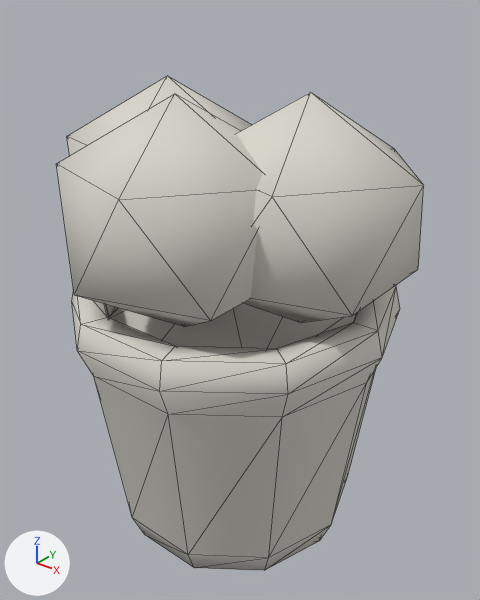
A saved change to the glTF model assets/rooms/market_plaza/flower_tub.glb.
Before and after are seen from a 50 mm camera at (0.621, -0.761, 0.885) aimed at (0.012, 0.0, 0.413). Arrows for +X, +Y and +Z are at lower left; the lights stay in place. The first picture is the older version. Mesh edges are drawn as thin lines.

The first picture shows 'flower_tub'.
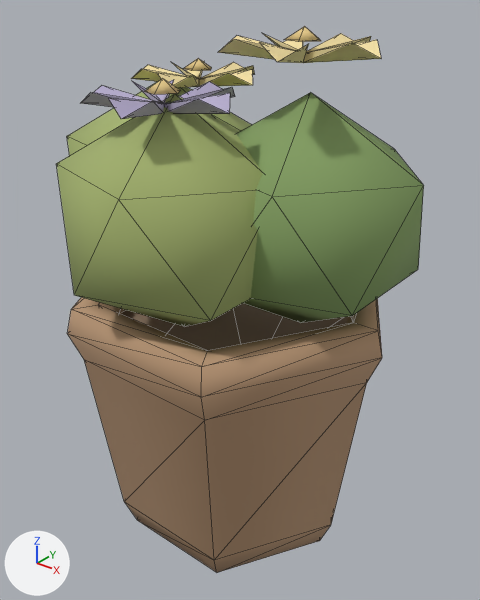
Where the change shows, as pixel boxes (x1, y1, x2, y2) in the pictures (480 x 600 px):
'flower_tub', reshaped (11% taller): before (56, 76, 424, 570); after (56, 26, 424, 573)
part 1 of me_flower_tub_mobile, added: after (183, 59, 212, 71)
part 2 of me_flower_tub_mobile, added: after (285, 26, 321, 42)
part 3 of me_flower_tub_mobile, added: after (144, 79, 180, 95)
part 4 of me_flower_tub_mobile, added (beige): after (131, 61, 255, 88)
part 5 of me_flower_tub_mobile, added (beige): after (218, 33, 381, 63)
part 6 of me_flower_tub_mobile, added: after (81, 80, 235, 119)
part 7 of me_flower_tub_mobile, cut back: before (72, 285, 400, 570); after (67, 297, 382, 573)
part 8 of me_flower_tub_mobile, recoloured (grey to green): (56, 80, 424, 348) in both

Diff of the bpy script that builds the scene:
```diff
--- a/assets/rooms/market_plaza/flower_tub.glb.py
+++ b/assets/rooms/market_plaza/flower_tub.glb.py
@@ me_flower_tub_mobile @@
 # used by ob_flower_tub; location = (0.0, 0.0, 0.0)
-me_flower_tub_mobile.from_pydata(...)  # 122 vertices, 224 faces; spans x -0.3..0.3, y -0.273..0.257, z 0.0..0.75
+me_flower_tub_mobile.from_pydata(...)  # 163 vertices, 282 faces; spans x -0.3..0.3, y -0.273..0.234, z 0.0..0.831
+# me_flower_tub_mobile part 1: a new loose piece, a 5-sided cone pointing to +z spanning x -0.14..-0.095, y 0.036..0.084, z 0.755..0.771, in mat_market_matte_vertex_colour
+# me_flower_tub_mobile part 2: a new loose piece, a 5-sided cone pointing to +z spanning x 0.11..0.155, y -0.044..0.004, z 0.815..0.831, in mat_market_matte_vertex_colour
+# me_flower_tub_mobile part 3: a new loose piece, a 5-sided cone pointing to +z spanning x -0.02..0.025, y -0.164..-0.116, z 0.755..0.771, in mat_market_matte_vertex_colour
+# me_flower_tub_mobile part 4: a new loose piece of 17 vertices spanning x -0.207..-0.012, y -0.043..0.163, z 0.728..0.758, in mat_market_matte_vertex_colour
+# me_flower_tub_mobile part 5: a new loose piece of 17 vertices spanning x 0.043..0.238, y -0.123..0.083, z 0.788..0.818, in mat_market_matte_vertex_colour
+# me_flower_tub_mobile part 6: a new loose piece of 17 vertices spanning x -0.087..0.108, y -0.243..-0.037, z 0.728..0.758, in mat_market_matte_vertex_colour
+# me_flower_tub_mobile part 7
+# 47 vertices are removed from x -0.21..0.218, y -0.257..0.257, z 0.0..0.44
+# 123 faces are deleted
+# 9 vertices move from x -0.218..-0.154, y -0.159..0.159, z 0.0..0.44 to x -0.135..-0.105, y -0.234..0.234, z 0.05..0.44
+# 19 vertices are added at x -0.13..0.135, y -0.234..0.234, z 0.0..0.44
+# 67 new faces join them
+# me_flower_tub_mobile part 8: 101 kept faces spanning x -0.3..0.3, y -0.273..0.234, z 0.0..0.75 get new vertex colours
 me_flower_tub_mobile.materials.append(mat_market_matte_vertex_colour)
```
